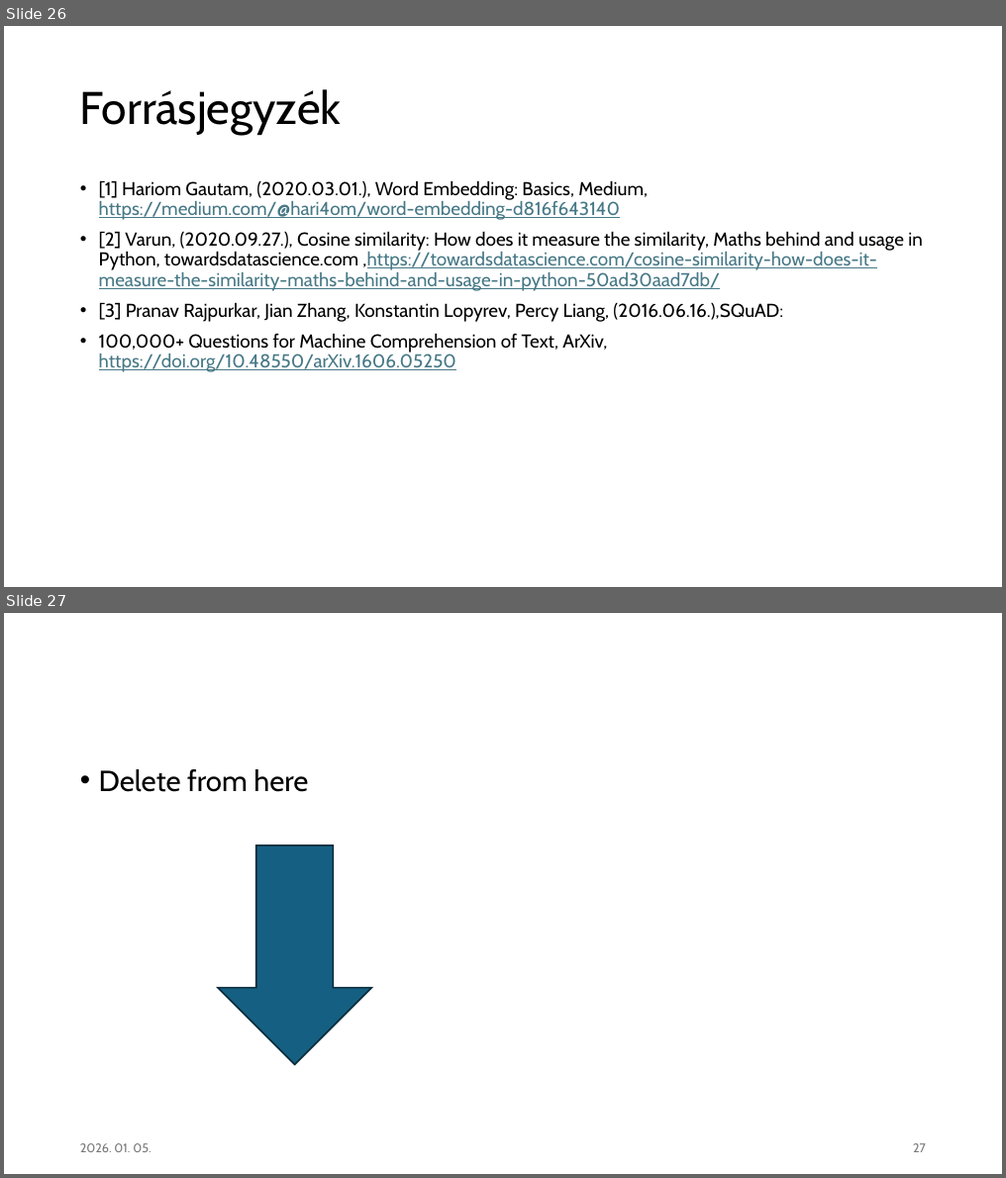
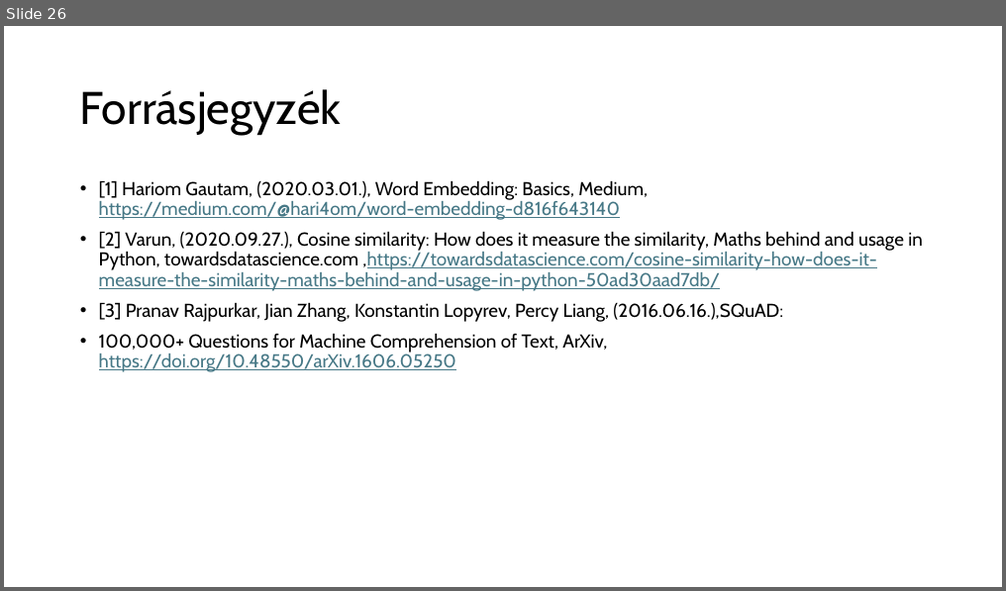
Before and after one commit to czotterbenedek/szakdoga_tdk, a slide deck: szakdoga/szakdolgozat_vedes.pptx. Shown one above the other, each under a label of ours: slides 26 and 27 before the commit, slide 26 after it. The pictures are 1006x1178 and 1006x591 pixels, drawn with LibreOffice and Linux fonts; fonts in the diff are those of the drawing. Boxes give left, top, right and bottom in pixels: in the first picture for what was removed or moved away, otherwise in the second. Text is boxed around its words. In the diff, an @@ line names an element or a change of style, - is before the commit and + after.

```diff
--- a/szakdoga/szakdolgozat_vedes.pptx
+++ b/szakdoga/szakdolgozat_vedes.pptx
@@ slide 27 removed at (4,613,1002,1174), background #FFFFFF @@
@@ text removed at (99,769,308,792) @@
-• Delete from here
@@ down arrow removed at (218,846,371,1065) @@
@@ text removed at (80,1144,151,1153) @@
-2026. 01. 05.
@@ page number removed at (913,1144,926,1153) @@
-27
```
Also in this commit, not shown: 21 slides changed, 6 other slides removed.
